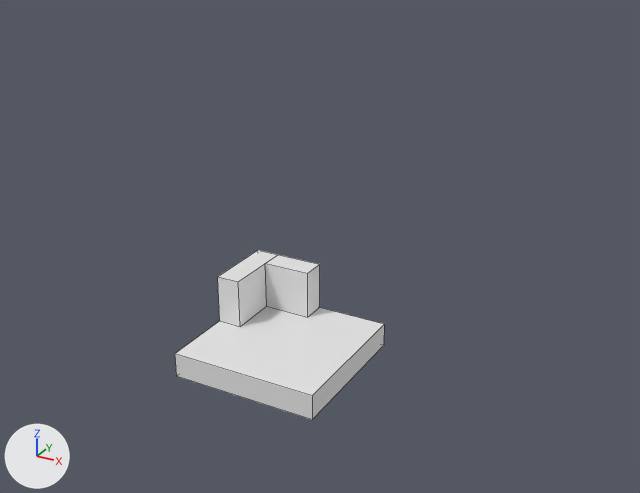
What one commit did to the Blender file Blender/MinnHax2024.blend.
The view is the same before and after, from a 50 mm lens placed at (16.0, -26.1, 18.4), pointed at (-1.2, 5.2, 2.7). The axes (+X, +Y, +Z) are drawn at lower left. The lights are the same throughout. Mesh edges are drawn as thin lines.

The older version as bpy lines, for what is in view:
```python
me_cube = bpy.data.meshes.new('Cube')
me_cube.from_pydata(...)  # a box spanning x -3.0..3.0, y -3.0..3.0, z 0.0..1.0
me_cube.materials.append(mat_material)  # white #e7e7e7
me_cube_001 = bpy.data.meshes.new('Cube.001')
me_cube_001.from_pydata(...)  # a box spanning x -1.0..0.0, y -1.0..2.0, z -1.0..1.0
me_cube_002 = bpy.data.meshes.new('Cube.002')
me_cube_002.from_pydata(...)  # a box spanning x -2.0..0.0, y 1.0..2.0, z -1.0..1.0
ob_cube = bpy.data.objects.new('Cube', me_cube)
ob_cube.location = (0.0, 0.0, 0.0)
ob_cube_001 = bpy.data.objects.new('Cube.001', me_cube_001)
ob_cube_001.location = (-2.0, 1.0, 2.0)
ob_cube_002 = bpy.data.objects.new('Cube.002', me_cube_002)
ob_cube_002.location = (0.0, 1.0, 2.0)
```
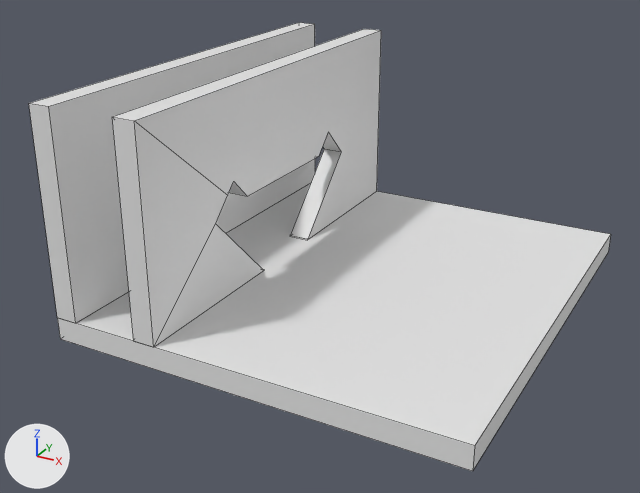
Where the change shows, as pixel boxes [x1, y1, x2, y2] in the pictures (640 x 493 px):
'Cube', mesh rescaled: before [175, 307, 384, 420]; after [58, 183, 611, 471]
'Cube.002', mesh rescaled, moved (382% wider, 406% taller): before [265, 255, 320, 317]; after [112, 29, 381, 347]
'Cube.001', mesh rescaled, moved (378% wider, 291% taller): before [218, 250, 277, 326]; after [29, 23, 315, 323]

The change, as a diff of the scene's bpy script:
```diff
--- a/Blender/MinnHax2024.blend.py
+++ b/Blender/MinnHax2024.blend.py
@@ me_cube @@
 me_cube.from_pydata(...)  # 8 vertices, 6 faces; spans x -3.0..3.0, y -3.0..3.0, z 0.0..1.0
 # used by ob_cube; location = (0.0, 0.0, 0.0)
+# me_cube part 1: the whole mesh is scaled about its middle by (3, 3.33, 1), then moved by (0.0, 7.0, 0.0)
 me_cube.materials.append(mat_material)
@@ me_cube_001 @@
 me_cube_001.from_pydata(...)  # 8 vertices, 6 faces; spans x -1.0..0.0, y -1.0..2.0, z -1.0..1.0
 # used by ob_cube_001; location = (-2.0, 1.0, 2.0)
+# me_cube_001 part 2: the whole mesh is scaled about its middle by (1, 6.67, 4.5), then moved by (-2.0, 5.5, 3.5)
@@ me_cube_002 @@
 me_cube_002.from_pydata(...)  # 8 vertices, 6 faces; spans x -2.0..0.0, y 1.0..2.0, z -1.0..1.0
 # used by ob_cube_002; location = (0.0, 1.0, 2.0)
+# me_cube_002 part 3: the whole mesh is scaled about its middle by (0.5, 20, 4.5), then moved by (-1.5, 4.5, 3.5)
@@ ob_cube_001 @@
 ob_cube_001 = bpy.data.objects.new('Cube.001', me_cube_001)
-ob_cube_001.location = (-2.0, 1.0, 2.0)
+ob_cube_001.location = (-6.0, 1.0, 2.0)
@@ ob_cube_002 @@
 ob_cube_002 = bpy.data.objects.new('Cube.002', me_cube_002)
-ob_cube_002.location = (0.0, 1.0, 2.0)
+ob_cube_002.location = (-2.0, 1.0, 2.0)
```
